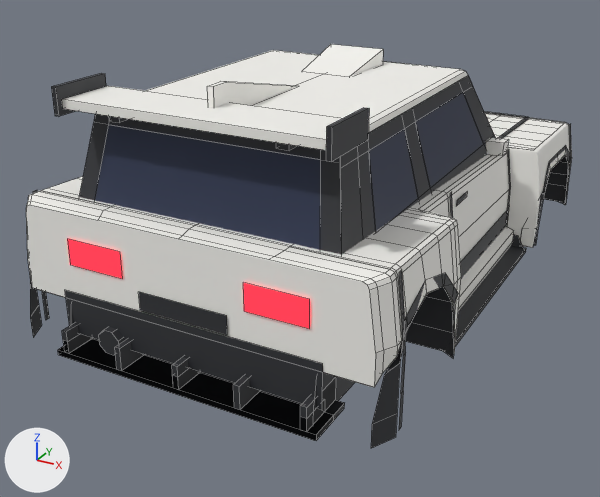
What one commit did to the FBX model assets/meshes/fauve/Fauve.fbx.
Rendered twice from a 50 mm lens placed at (6.81, -14.13, 5.68), pointed at (-0.48, -0.87, -0.95). Every picture has the same lights, and +X, +Y and +Z are marked at lower left. The older version comes first. Mesh edges are drawn as thin lines on the coarser meshes.

Names of what the first picture shows: 'BumperRear', 'Cowl', 'Door_FR', 'Fender_RR', 'Opt_Diffuser_Race_AccDiffuserRace', 'Opt_Diffuser_Road_AccDiffuser', 'Opt_Wing_Rally_WingBlade', 'Pillars', 'RearWindow', 'Roof', 'TailGarnish', 'Window_FR' and 27 more.
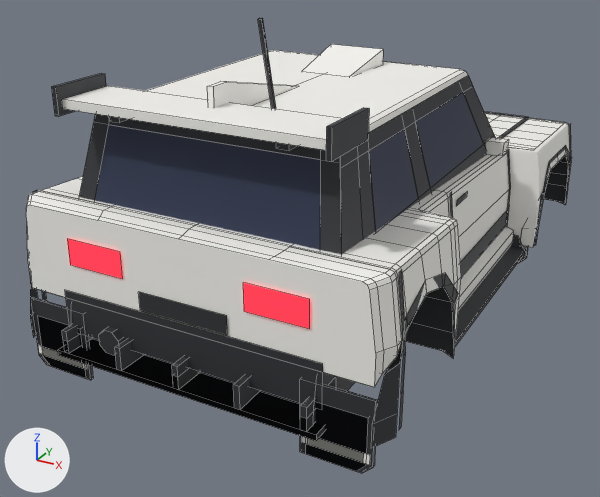
Location of each change, (x1, y1, x2, y2) in pixels of the pictures (600 x 497 px):
'Opt_Mudflaps_Long_AccMudflapsLong', added: after (31, 246, 528, 473)
'Opt_Mudflaps_Rally_AccMudflaps', added: after (38, 316, 368, 471)
'Opt_Mudflaps_Rally_AccMudflapsBand', added (mostly hidden): after (43, 348, 364, 463)
'Opt_Roof_Antenna_AccAntenna', added: after (258, 18, 276, 109)
'Opt_Mudflaps_Long_AccMudflapsLongBand', added: after (38, 254, 525, 465)

What the commit changed:
Mesh me_opt_mudflaps_long_accmudflapslong is new.
It has 40 vertices, 28 faces and spans x -3.16..3.16, y -5.38..2.78, z -1.95..-0.7.
It uses material mat_trim (dark grey #2f3035).
Mesh me_opt_roof_antenna_accantenna is new.
It has 16 vertices, 12 faces and spans x 0.7..0.9, y -4.325..-3.78, z 2.54..4.023.
It uses material mat_trim (dark grey #2f3035).
Mesh me_opt_mudflaps_rally_accmudflaps is new.
It has 40 vertices, 28 faces and spans x -3.06..3.06, y -5.38..2.78, z -1.95..-1.0.
It uses material mat_trim (dark grey #2f3035).
Mesh me_opt_mudflaps_rally_accmudflapsband is new.
It consists of a box spanning x 2.14..3.02, y 2.7..2.8, z -1.75..-1.59; a box spanning x -3.02..-2.14, y 2.7..2.8, z -1.75..-1.59; a box spanning x 2.14..3.02, y -5.4..-5.3, z -1.75..-1.59; a box spanning x -3.02..-2.14, y -5.4..-5.3, z -1.75..-1.59.
It uses material mat_body (white #f7f6f1).
Mesh me_opt_mudflaps_long_accmudflapslongband is new.
It consists of a box spanning x 2.04..3.12, y 2.7..2.8, z -1.75..-1.59; a box spanning x -3.12..-2.04, y 2.7..2.8, z -1.75..-1.59; a box spanning x 2.04..3.12, y -5.4..-5.3, z -1.75..-1.59; a box spanning x -3.12..-2.04, y -5.4..-5.3, z -1.75..-1.59.
It uses material mat_body (white #f7f6f1).
Object 'Opt_Mudflaps_Long_AccMudflapsLong' (ob_opt_mudflaps_long_accmudflapslong) is new; it shows me_opt_mudflaps_long_accmudflapslong.
Its location is (0.0, 0.0, 0.0).
Object 'Opt_Roof_Antenna_AccAntenna' (ob_opt_roof_antenna_accantenna) is new; it shows me_opt_roof_antenna_accantenna.
Its location is (0.0, 0.0, 0.0).
Object 'Opt_Mudflaps_Rally_AccMudflaps' (ob_opt_mudflaps_rally_accmudflaps) is new; it shows me_opt_mudflaps_rally_accmudflaps.
Its location is (0.0, 0.0, 0.0).
Object 'Opt_Mudflaps_Rally_AccMudflapsBand' (ob_opt_mudflaps_rally_accmudflapsband) is new; it shows me_opt_mudflaps_rally_accmudflapsband.
Its location is (0.0, 0.0, 0.0).
Object 'Opt_Mudflaps_Long_AccMudflapsLongBand' (ob_opt_mudflaps_long_accmudflapslongband) is new; it shows me_opt_mudflaps_long_accmudflapslongband.
Its location is (0.0, 0.0, 0.0).
